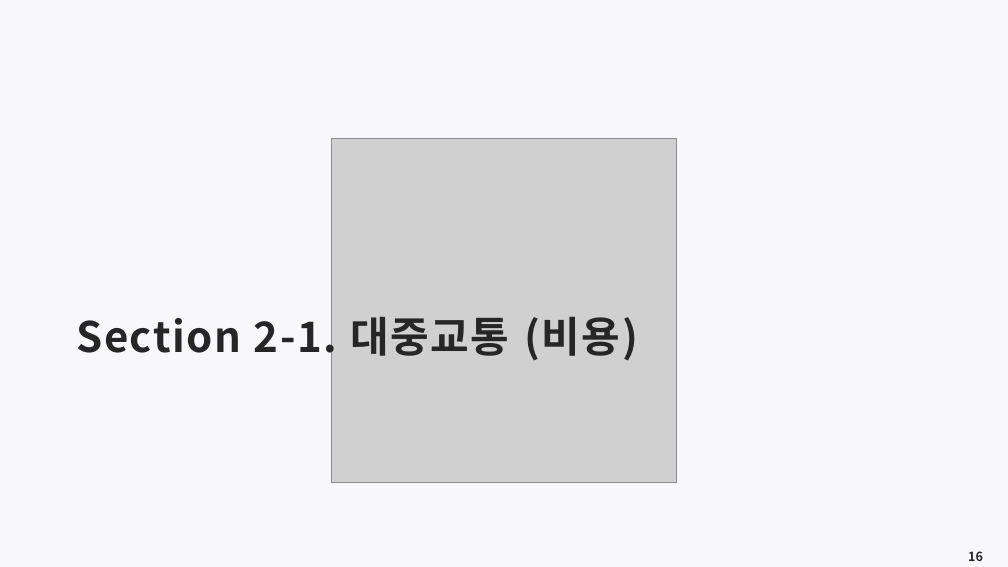
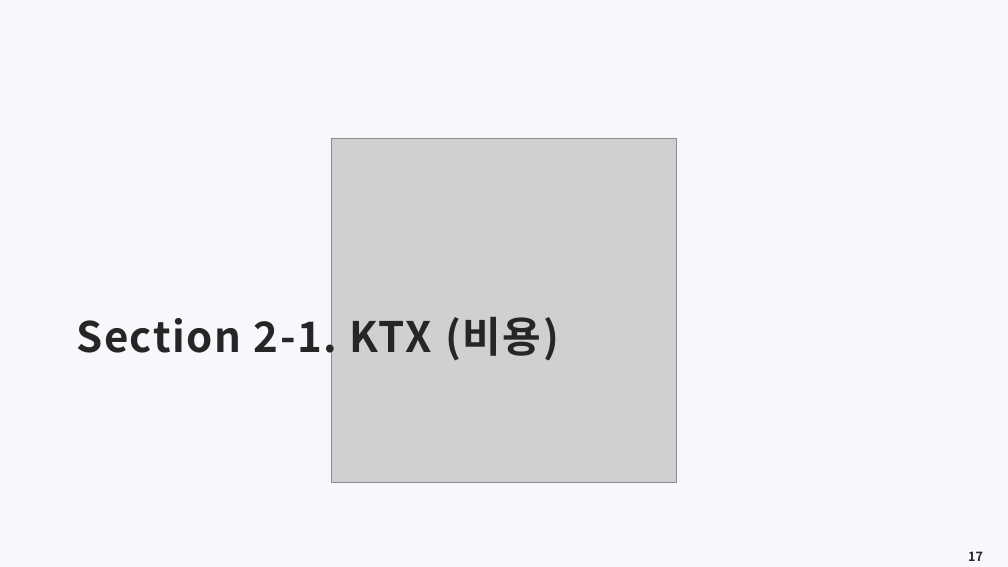
Before and after one commit to meandthey/Teaching, a slide deck: slide 17 of 생활속의 경제/01_Lectures/생활속의 경제_(에너지경제)_2.pptx (slide 16 before the commit). Drawn at 1008x567 pixels with LibreOffice and Linux fonts; fonts in the diff are those of the drawing; grey boxes stand for pictures. Boxes give left, top, right and bottom in pixels: in the first picture for what was removed or moved away, otherwise in the second. Text is boxed around its words. In the diff, an @@ line names an element or a change of style, - is before the commit and + after.

```diff
--- a/생활속의 경제/01_Lectures/생활속의 경제_(에너지경제)_2.pptx
+++ b/생활속의 경제/01_Lectures/생활속의 경제_(에너지경제)_2.pptx
@@ title at box(76, 310, 559, 363): text changed @@
-Section 2-1. 대중교통 (비용)
+Section 2-1. KTX (비용)
@@ page number at box(968, 551, 983, 561): text changed @@
-16
+17
```
Also in this commit, not shown: 17 other slides changed, 3 slides added, 7 slides removed, 2 other files.
